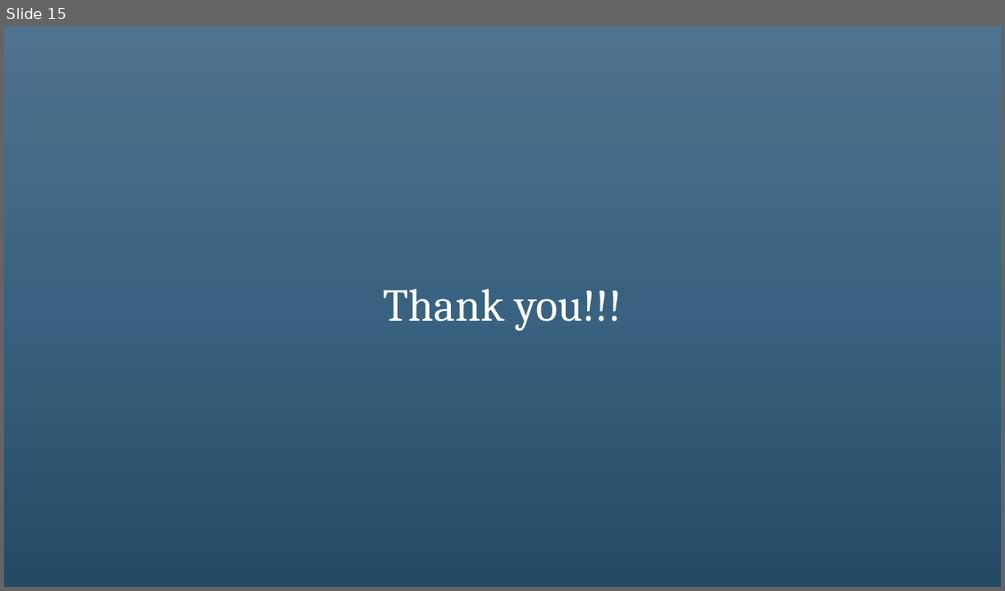
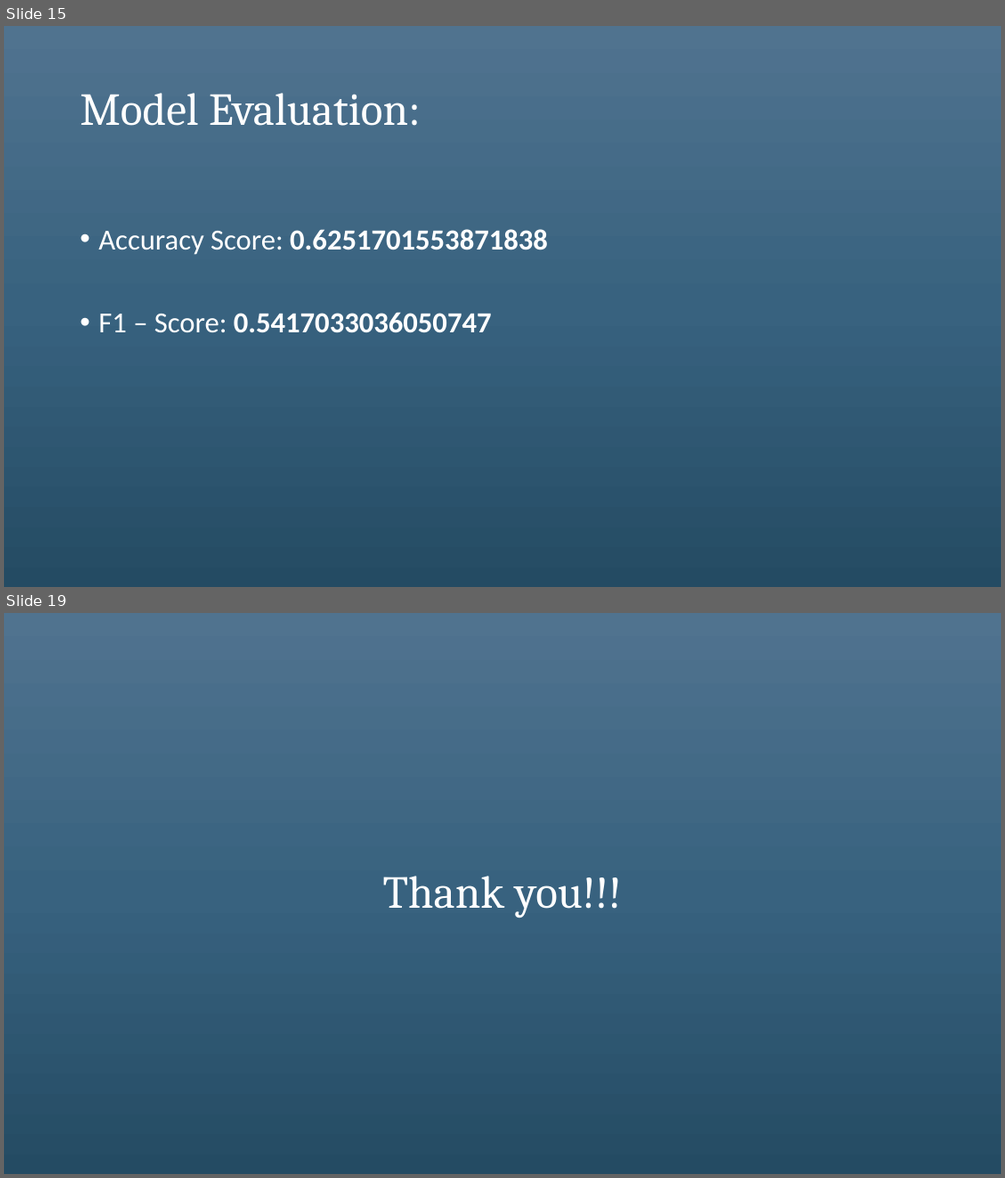
Before and after one commit to vedantmane/Car-Accident-Severity-Prediction, a slide deck: Presentation/CAS Presentation.pptx. Shown one above the other, each under a label of ours: slide 15 before the commit, slides 15 and 19 after it; the slides between them are not shown. The pictures are 1005x591 and 1005x1178 pixels, drawn with LibreOffice and Linux fonts; fonts in the diff are those of the drawing. Boxes give left, top, right and bottom in pixels: in the first picture for what was removed or moved away, otherwise in the second. Text is boxed around its words. In the diff, an @@ line names an element or a change of style, - is before the commit and + after.

```diff
--- a/Presentation/CAS Presentation.pptx
+++ b/Presentation/CAS Presentation.pptx
@@ slide 15 added at <box>4,26,1001,587</box>, background gradient #517491 to #38627F to #244C64 @@
@@ title added at <box>80,93,421,126</box>, 44 pt, text #FFFFFF @@
+Model Evaluation:
@@ text added at <box>98,229,548,332</box>, 28 pt, text #FFFFFF, bold @@
+• Accuracy Score: 0.6251701553871838
+• F1 – Score: 0.5417033036050747
@@ what was slide 15 is now slide 19 @@
```
Also in this commit, not shown: 4 slides changed, 12 other slides added, 9 slides removed.
